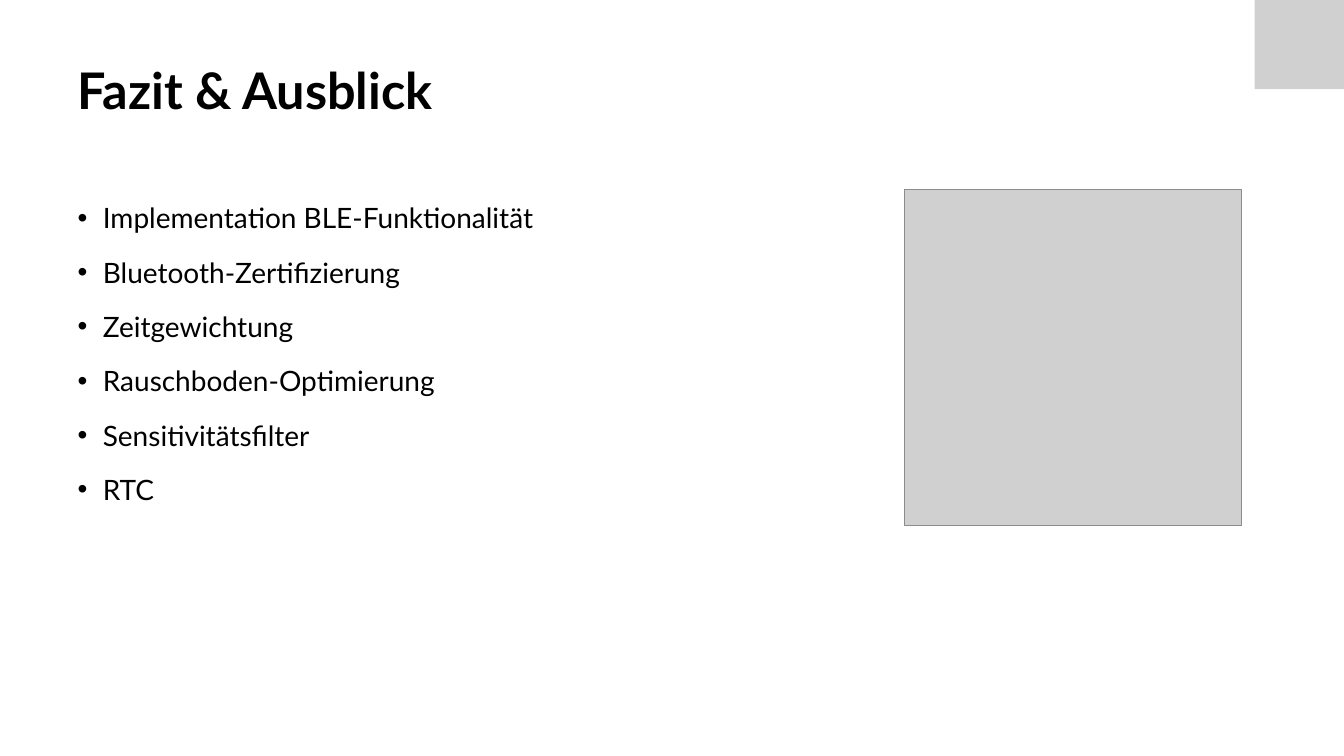
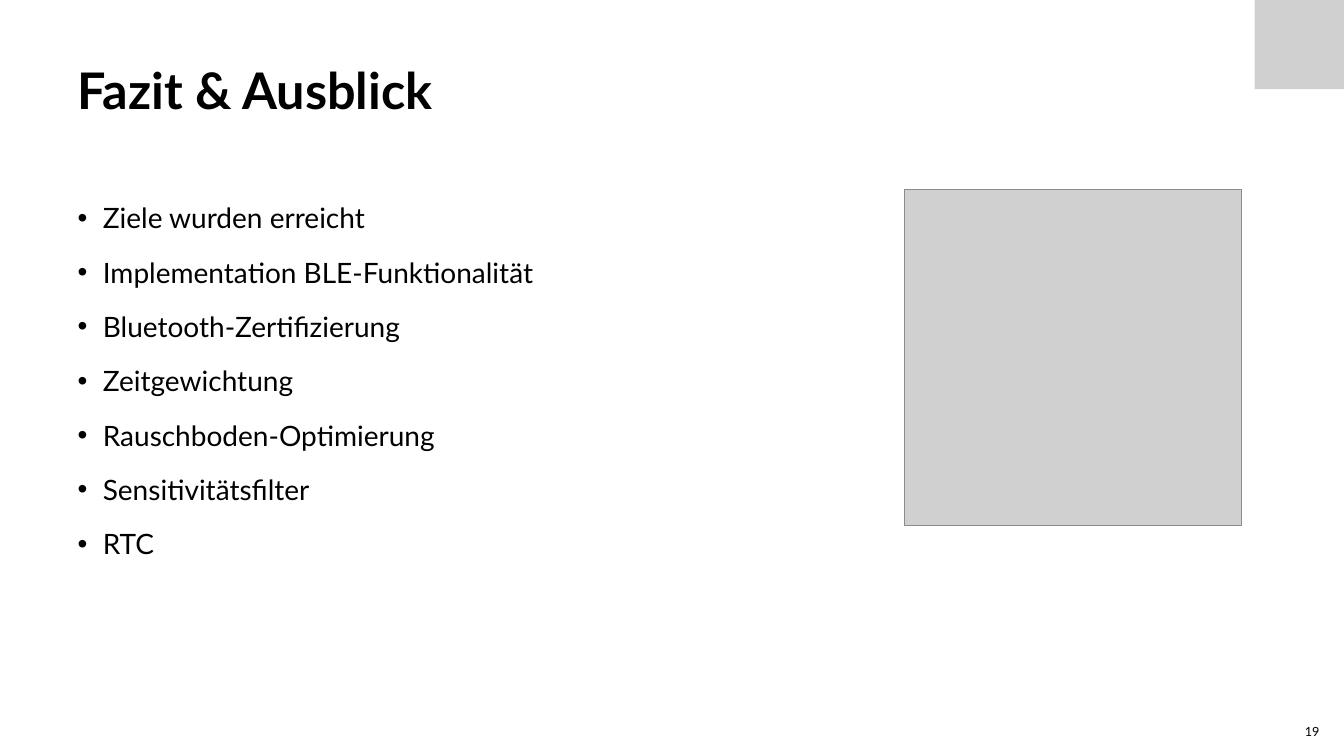
Before and after one commit to Froster2406/BAT2024, a slide deck: slide 19 of Dokumentation/presentation/BAT-EIT-FS24-Präs-Nicora-1507146.pptx (slide 16 before the commit). Drawn at 1344x756 pixels with LibreOffice and Linux fonts; fonts in the diff are those of the drawing; grey boxes stand for pictures. Boxes give left, top, right and bottom in pixels: in the first picture for what was removed or moved away, otherwise in the second. Text is boxed around its words. In the diff, an @@ line names an element or a change of style, - is before the commit and + after.

```diff
--- a/Dokumentation/presentation/BAT-EIT-FS24-Präs-Nicora-1507146.pptx
+++ b/Dokumentation/presentation/BAT-EIT-FS24-Präs-Nicora-1507146.pptx
@@ text at bbox=[103, 207, 365, 229]: paragraph added @@
+• Ziele wurden erreicht
@@ page number added at bbox=[1305, 727, 1320, 736], 9 pt, text #000000 @@
+19
```
Also in this commit, not shown: 16 other slides changed, 3 slides added, 2 other files.
